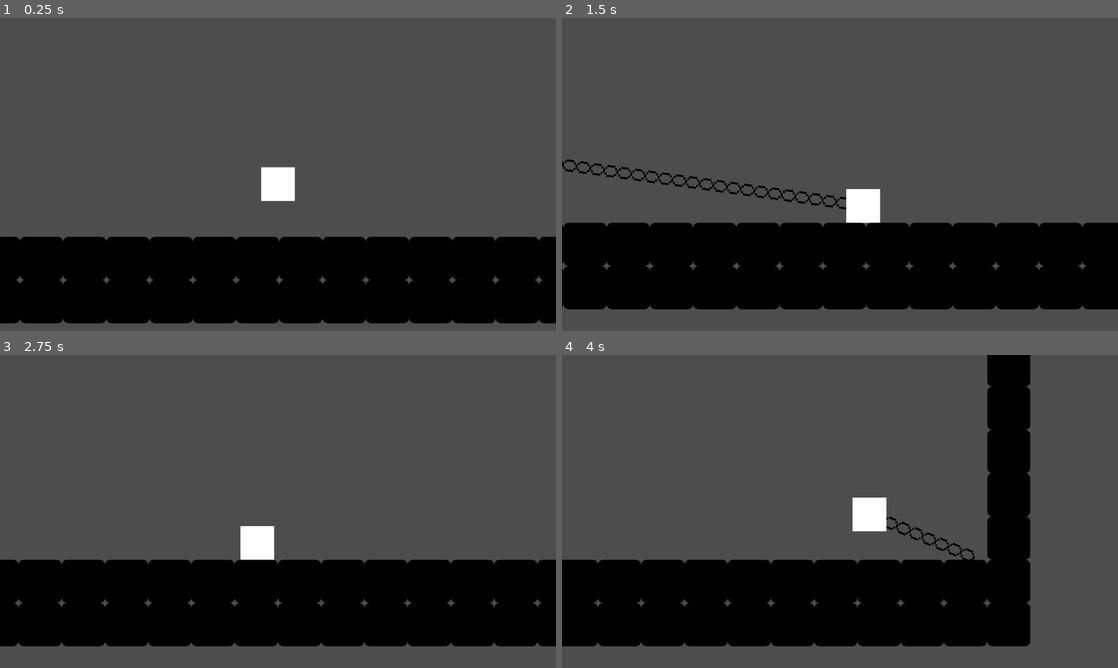
Above: before the commit, frames 1-4 (two rows, left to right).
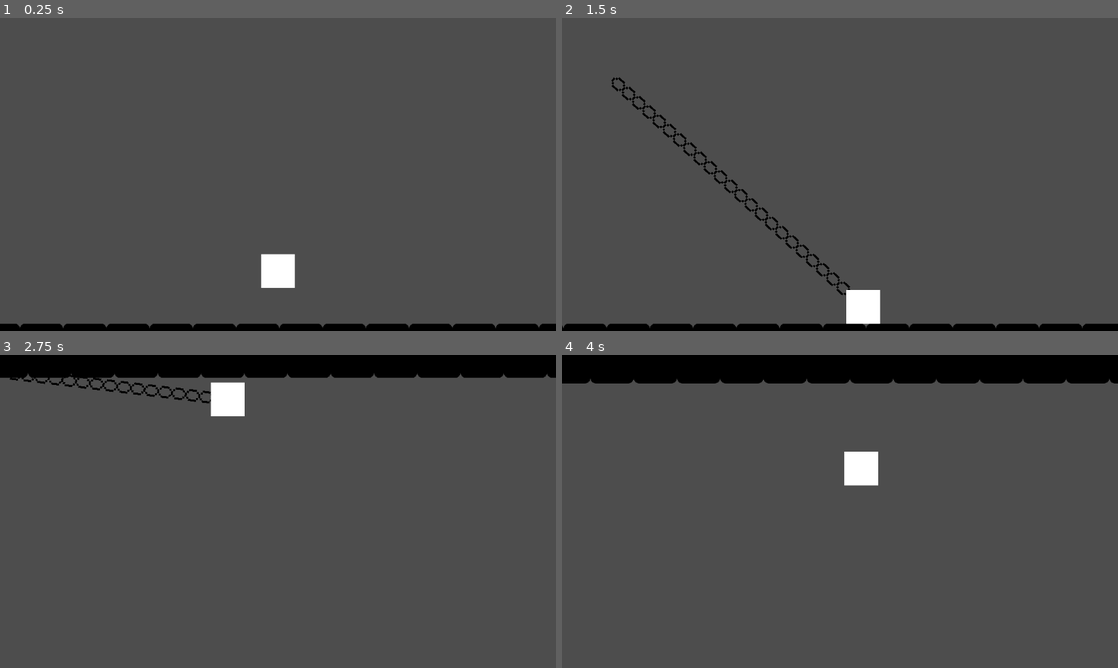
Above: after the commit, the same moments.

Repository: LitheFulminare/Operation-Venulysian
Game: Godot game, scene res://Game scenes/Shredder boss test.tscn
The game is run twice, just before and just after one commit, with the same random seed, the same clock (stepped at 60 frames per second) and the same inputs. This scene is started directly instead of the project's main scene. The engine's default icon, where the game draws it, is replaced by a stand-in: a white triangle on a blue panel in a dark square.
Inputs (mouse positions are in pixels of both pictures, inside the frame that each line leads up to):
- Up to frame 1 (0.25 s): no input
- Up to frame 2 (1.5 s): move the mouse to (962, 158) at 0.52 s; hold D (Right) from 0.53 s (still down); tap Shift (Dash) at 0.6 s; tap W (Up) at 0.77 s; move the mouse to (728, 190) at 1.27 s; tap F (Grappling Hook) at 1.35 s
- Up to frame 3 (2.75 s): tap W (Up) at 1.52 s; move the mouse to (333, 442) at 2.02 s; release D (Right) at 2.03 s; hold A (Left) from 2.03 s (still down); click (333, 442) at 2.1 s
- Up to frame 4 (4 s): move the mouse to (812, 574) at 2.77 s; release A (Left) at 2.78 s; hold D (Right) from 2.78 s (still down); tap Shift (Dash) at 2.85 s; tap W (Up) at 3.02, 3.77 s; move the mouse to (1006, 558) at 3.52 s; tap F (Grappling Hook) at 3.6 s

The runs differ from the first frame. In frame 1, 30% of the frame differs, in the area x 0-100%, y 47-100%; in frame 2, 32%; in frame 3, 36%; in frame 4, 37%, in the area x 0-100%, y 0-94%.

Commit message:
ajusted camera limits

Diff:
--- a/Operation Venulysian/Game scenes/Shredder boss test.tscn
+++ b/Operation Venulysian/Game scenes/Shredder boss test.tscn
@@ -23,6 +23,13 @@
 
 [node name="Player" parent="." instance=ExtResource("2_2aoru")]
 position = Vector2(1660, 584)
+
+[node name="Camera2D" parent="Player" index="5"]
+limit_left = 0
+limit_top = -340
+limit_right = 3390
+limit_bottom = 790
+editor_draw_limits = true
 
 [node name="TileMapLayer" type="TileMapLayer" parent="."]
 modulate = Color(0, 0, 0, 1)
@@ -60,3 +67,5 @@
 
 [node name="Shredder10" parent="Shredders" instance=ExtResource("4_vcsju")]
 position = Vector2(1698, 184)
+
+[editable path="Player"]
